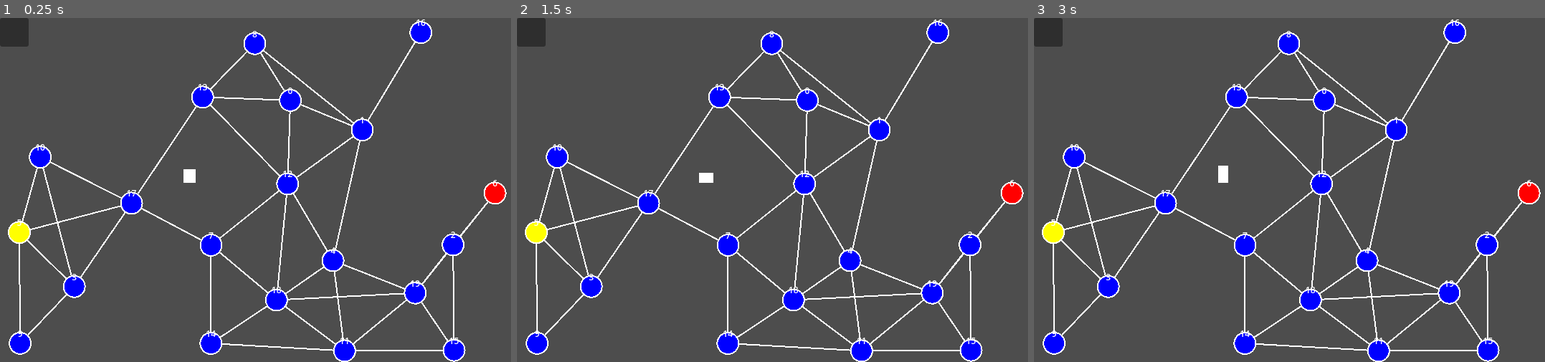
Above: before the commit, frames 1-3 (left to right).
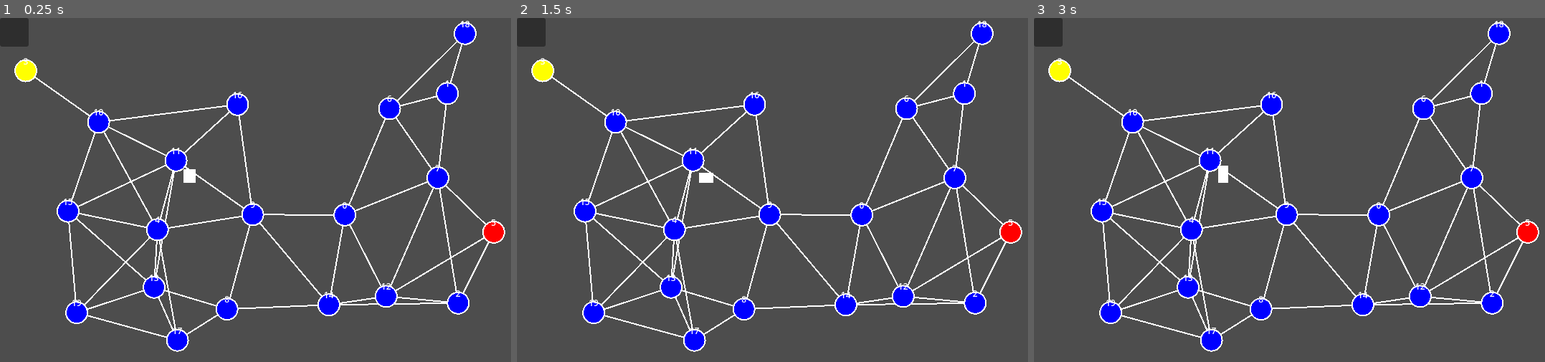
Above: after the commit, the same moments.

Repository: EdbertWang/roguelike_autobattler
Game: Godot game, scene res://Manager/game_state_manager.tscn
The game is run twice, just before and just after one commit, with the same random seed, the same clock (stepped at 60 frames per second) and the same inputs.
Inputs (mouse positions are in pixels of both pictures, inside the frame that each line leads up to):
- Up to frame 1 (0.25 s): no input
- Up to frame 2 (1.5 s): tap Enter at 0.5 s; move the mouse to (890, 172) at 0.52 s; click (890, 172) at 0.6 s; tap Space at 1.25 s; move the mouse to (670, 207) at 1.27 s; tap R (rotatePlacement) at 1.35 s; click (670, 207) at 1.42 s
- Up to frame 3 (3 s): tap Enter at 2 s; move the mouse to (1345, 114) at 2.02 s; click (1345, 114) at 2.1 s; tap Space at 2.75 s; move the mouse to (1263, 258) at 2.77 s; tap R (rotatePlacement) at 2.85 s; click (1263, 258) at 2.92 s

The runs differ from the first frame. In frame 1, 14% of the frame differs, in the area x 1-100%, y 0-100%; in frame 2, 14%; in frame 3, 14%.
Error before the commit: Invalid access to property or key 'cellWidth' on a base object of type 'Nil'. (res://UI/GUI.gd:83)

Commit message:
cleaned up unnecessary setup

Diff:
--- a/Manager/battle_manager.tscn
+++ b/Manager/battle_manager.tscn
@@ -1,11 +1,10 @@
-[gd_scene load_steps=11 format=3 uid="uid://b2hkuu4ohgbnk"]
+[gd_scene load_steps=10 format=3 uid="uid://b2hkuu4ohgbnk"]
 
 [ext_resource type="Script" uid="uid://cuad6lpso0q62" path="res://Manager/battle_manager.gd" id="1_c6fe6"]
 [ext_resource type="Script" uid="uid://hqlphn02kabu" path="res://UI/FlowGen.gd" id="1_i8jx7"]
 [ext_resource type="Script" uid="uid://dxavhucjkx8u3" path="res://Manager/TargetManager.gd" id="2_7x82o"]
 [ext_resource type="PackedScene" uid="uid://cpeerva01chph" path="res://Units/melee_unit_template/MeleeUnitTemplate.tscn" id="2_qhfok"]
 [ext_resource type="PackedScene" uid="uid://dvin2a62ufrm8" path="res://UI/BoardUI.tscn" id="3_vbtom"]
-[ext_resource type="PackedScene" uid="uid://dy1rgpvj3afyd" path="res://UI/GUI.tscn" id="5_m15cc"]
 [ext_resource type="Script" uid="uid://bpck23uarryp" path="res://Units/melee_unit_template/melee_unit_template.gd" id="5_ow4m4"]
 [ext_resource type="PackedScene" uid="uid://dntchg7qjone2" path="res://Units/ranged_unit_template/RangedUnitTemplate.tscn" id="6_kbjsa"]
 [ext_resource type="Script" uid="uid://bqo443bjdc1tg" path="res://Manager/enemy_spawner.gd" id="9_tj47k"]
@@ -24,12 +23,6 @@
 height = 30
 cellWidth = 50
 cellHeight = 50
-
-[node name="GUI" parent="." instance=ExtResource("5_m15cc")]
-
-[node name="Inventory" parent="GUI" index="0"]
-starter_items = Array[String](["four_melee"])
-starter_items_count = Array[int]([3])
 
 [node name="FlowGen" type="Node" parent="." groups=["FLOWGEN"]]
 script = ExtResource("1_i8jx7")
@@ -65,5 +58,3 @@
 
 [connection signal="timeout" from="Manager_Update" to="." method="_on_manager_update_timeout"]
 [connection signal="timeout" from="flow_visualizer/Redraw_Timer" to="flow_visualizer" method="_on_redraw_timer_timeout"]
-
-[editable path="GUI"]
--- a/Manager/campaign_controller.gd
+++ b/Manager/campaign_controller.gd
@@ -27,7 +27,6 @@
 	battle_manager = get_parent().battle_manager
 
 	connect_systems()
-	change_state(GameState.MAP_EXPLORATION)
 
 	for i in self.get_children():
 		if i.has_method("post_ready"):
--- a/Map_Gen/map_manager.gd
+++ b/Map_Gen/map_manager.gd
@@ -55,8 +55,8 @@
 		if player_sprite.has_method("set_pos"):
 			player_sprite.set_pos(start_node.position)
 
-func post_ready():
-	generate_map()
+#func post_ready():
+#	generate_map()
 
 func _draw():
 	draw_map()
--- a/UI/BoardSlot.gd
+++ b/UI/BoardSlot.gd
@@ -5,6 +5,9 @@
 
 var board_position : Vector2
 var cell_rect : Rect2
+
+func set_board_position(bp : Vector2):
+	board_position = bp
 
 func change_color(color:Color):
 	var styleBox := get_theme_stylebox("panel").duplicate()
--- a/UI/BoardUI.gd
+++ b/UI/BoardUI.gd
@@ -38,7 +38,8 @@
 	for i in width * height:
 		var gridCellNode : BoardSlot = GRID_CELL.instantiate()
 		gridCellNode.custom_minimum_size = Vector2(cellWidth, cellHeight)
-		gridCellNode.board_position = Vector2(i % width, int(i / width))
+		gridCellNode.set_board_position(Vector2(i % width, int(i / width)))
+		#gridCellNode.board_position = Vector2(i % width, int(i / width))
 		add_child(gridCellNode.duplicate())
 
 func _remove_grid():
@@ -48,10 +49,3 @@
 func post_ready():
 	for i in get_children():
 		i.post_ready()
-
-#func _ready() -> void:
-#	Input.set_mouse_mode(Input.MOUSE_MODE_VISIBLE)
-
-# Pass the grid event to the main gui node
-#func _on_gui_input(event: InputEvent) -> void:
-#	get_parent().get_node("GUI").check_cell()
